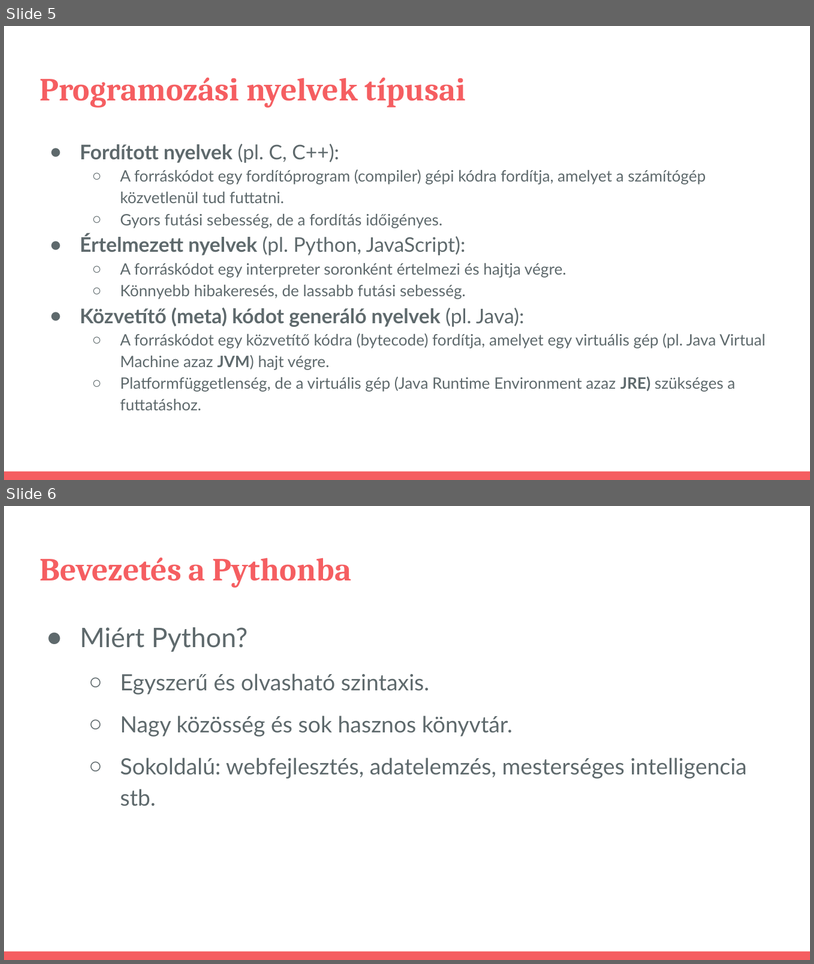
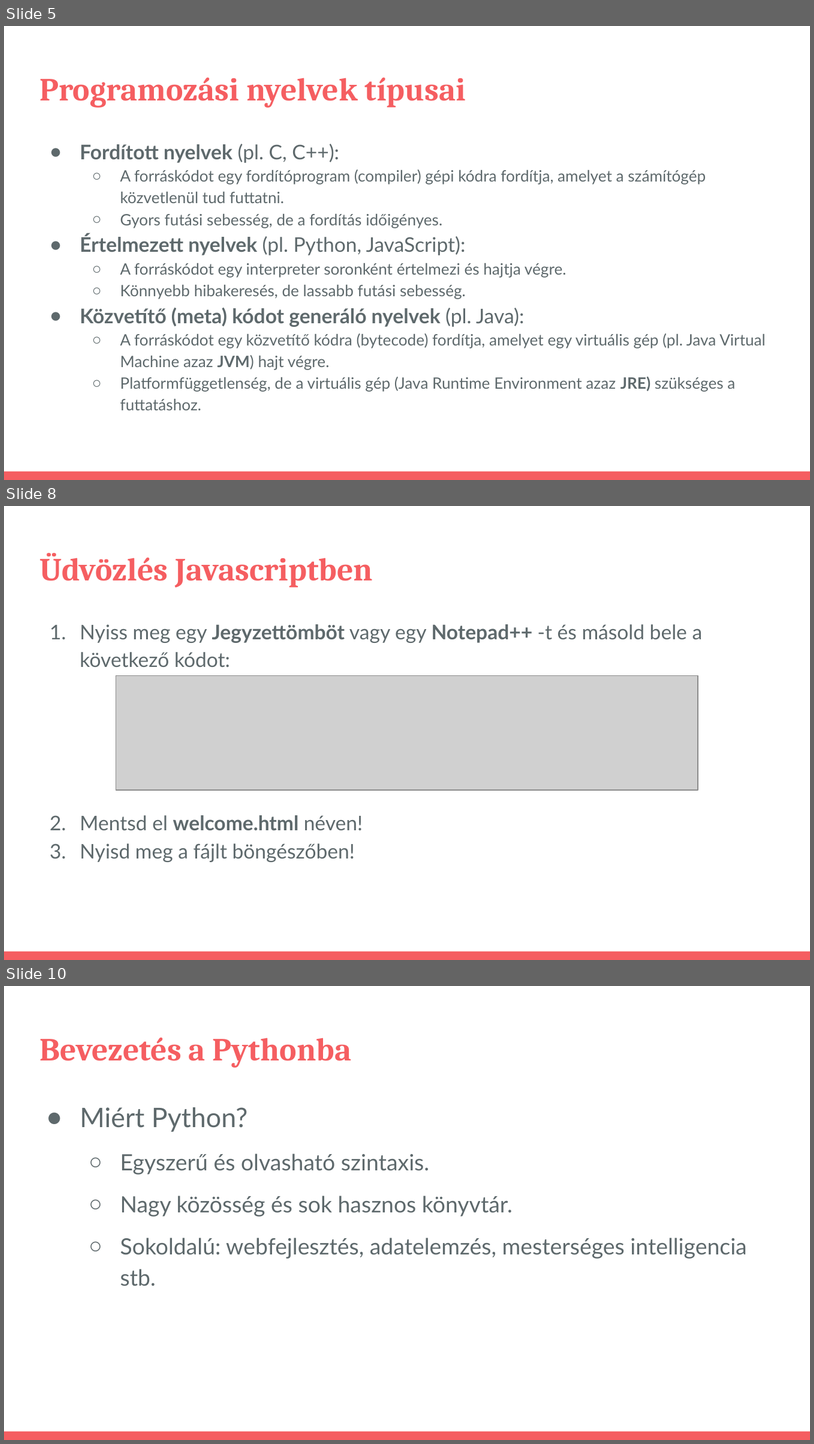
Before and after one commit to pisti72/infoka, a slide deck: prog/Bevezetés a Programozás Világába.pptx. Shown one above the other, each under a label of ours: slides 5 and 6 before the commit, slides 5, 8 and 10 after it; the slides between them are not shown. The pictures are 814x964 and 814x1444 pixels, drawn with LibreOffice and Linux fonts; fonts in the diff are those of the drawing; grey boxes stand for pictures. Boxes give left, top, right and bottom in pixels: in the first picture for what was removed or moved away, otherwise in the second. Text is boxed around its words. In the diff, an @@ line names an element or a change of style, - is before the commit and + after.

Commit message:
excel bugfixes and prog 3 lang welcome added

```diff
--- a/prog/Bevezetés a Programozás Világába.pptx
+++ b/prog/Bevezetés a Programozás Világába.pptx
@@ slide 8 added at box(4, 506, 810, 960), background #FFFFFF; not listed: 1 template element that a slide beside it also shows @@
@@ title added at box(39, 553, 373, 588), 28.8 pt, text #F55E61, bold @@
+Üdvözlés Javascriptben
@@ text added at box(80, 624, 703, 862), 18 pt, text #5E696C @@
+1. Nyiss meg egy Jegyzettömböt vagy egy Notepad++ -t és másold bele a következő kódot:
+2. Mentsd el welcome.html néven!
+3. Nyisd meg a fájlt böngészőben!
@@ picture added at box(116, 675, 698, 790) @@
@@ what was slide 6 is now slide 10 @@
```
Also in this commit, not shown: 2 slides changed, 3 other slides added, 11 other files.
